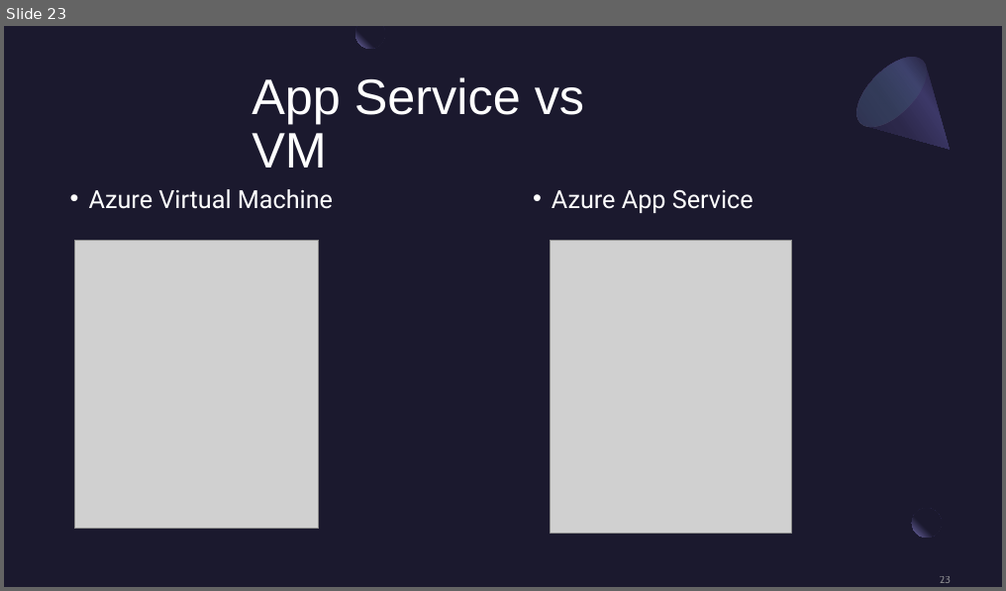
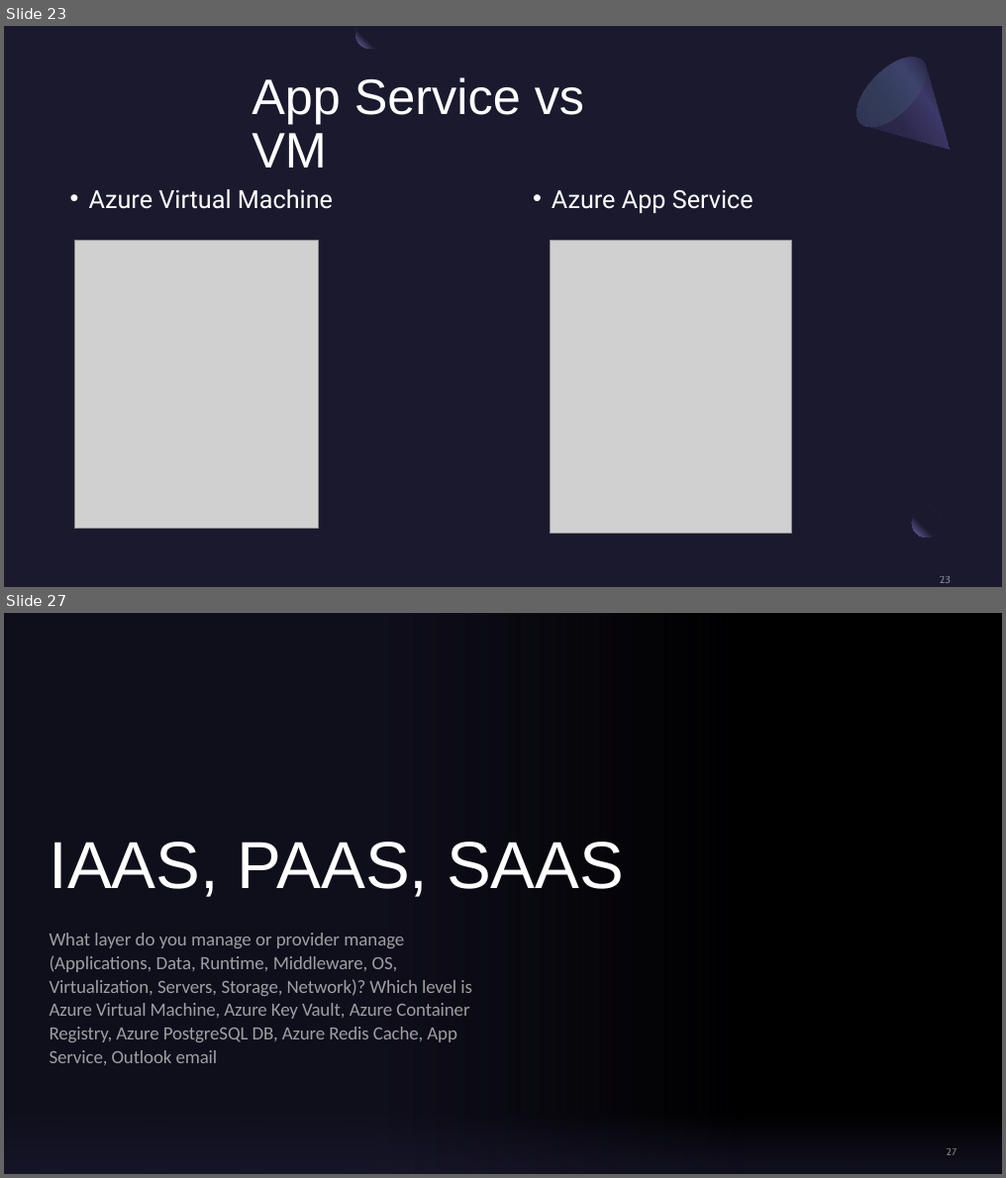
Before and after one commit to BrianChen0527/postgreSQL, a slide deck: MSFT_Azure/Microsoft Azure.pptx. Shown one above the other, each under a label of ours: slide 23 before the commit, slides 23 and 27 after it; the slides between them are not shown. The pictures are 1006x591 and 1006x1178 pixels, drawn with LibreOffice and Linux fonts; fonts in the diff are those of the drawing; grey boxes stand for pictures; background and template pictures are left out. Boxes give left, top, right and bottom in pixels: in the first picture for what was removed or moved away, otherwise in the second. Text is boxed around its words. In the diff, an @@ line names an element or a change of style, - is before the commit and + after.

Commit message:
finished with azure presentation

```diff
--- a/MSFT_Azure/Microsoft Azure.pptx
+++ b/MSFT_Azure/Microsoft Azure.pptx
@@ slide 27 added at <box>4,613,1002,1174</box>, background picture (left out) @@
@@ rectangle added at <box>4,613,741,1174</box>, fill gradient #1B192E @@
@@ title added at <box>50,842,624,897</box>, 64 pt, text #FFFFFF @@
+IAAS, PAAS, SAAS
@@ subtitle added at <box>50,933,472,1065</box>, 18 pt, text #FFFFFF at 60% opacity @@
+What layer do you manage or provider manage (Applications, Data, Runtime, Middleware, OS, Virtualization, Servers, Storage, Network)? Which level is Azure Virtual Machine, Azure Key Vault, Azure Container Registry, Azure PostgreSQL DB, Azure Redis Cache, App Service, Outlook email
@@ rectangle added at <box>4,1085,1002,1174</box>, fill gradient #1B192E @@
@@ page number added at <box>946,1149,957,1156</box>, 10 pt, text #A6A6A6 at 80% opacity @@
+27
```
Also in this commit, not shown: 1 slide changed, 3 other slides added, 6 slides removed.
